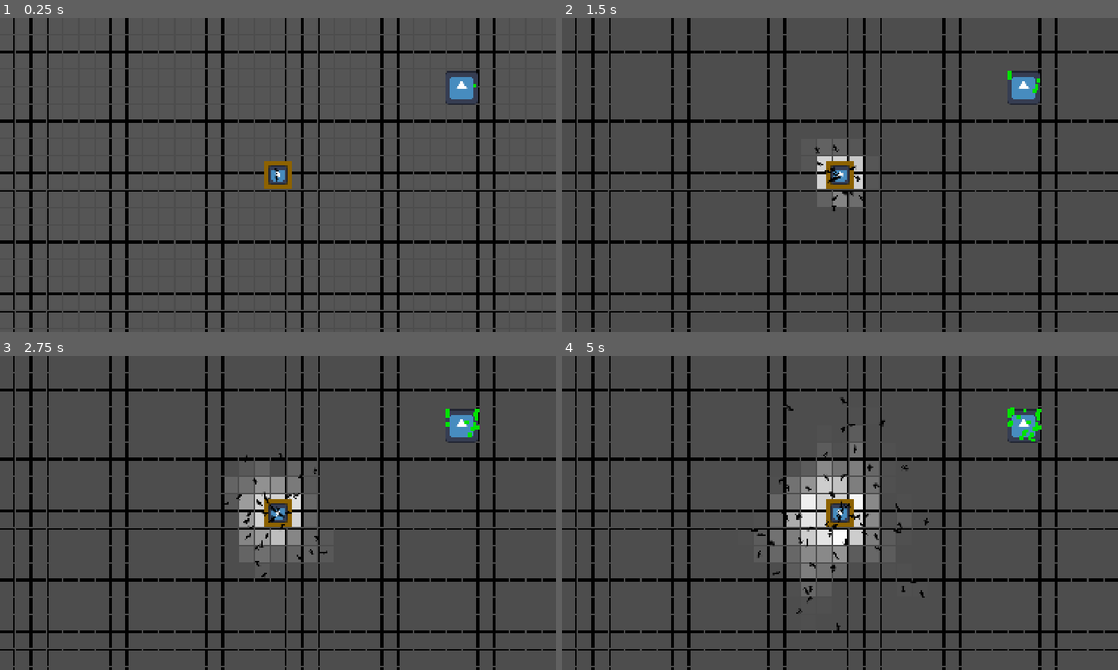
Above: before the commit, frames 1-4 (two rows, left to right).
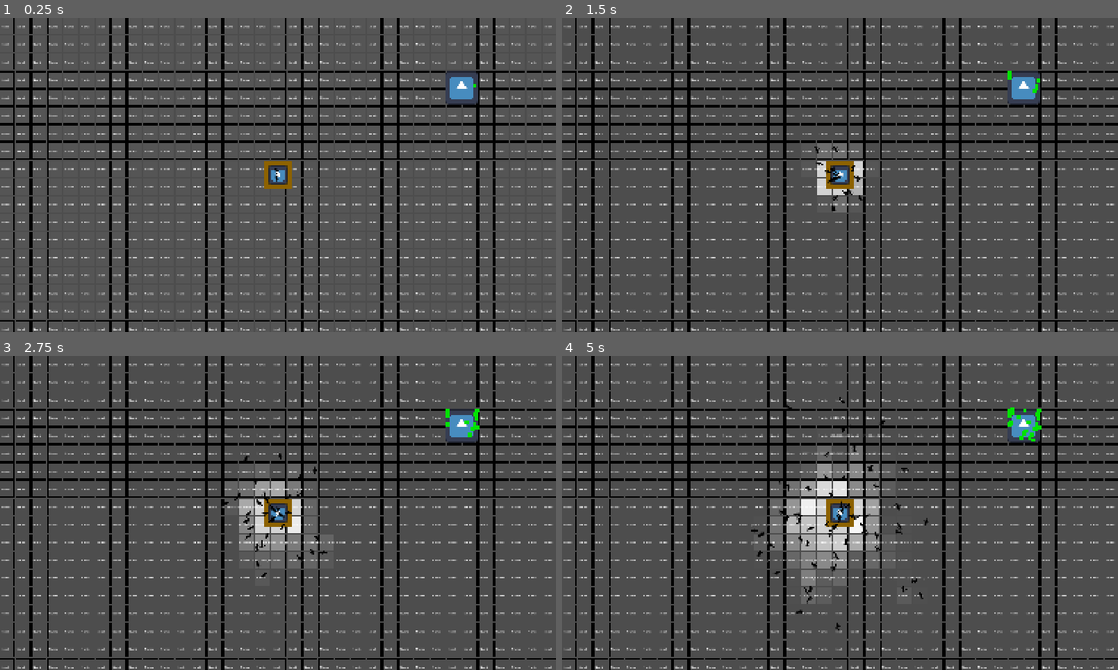
Above: after the commit, the same moments.

Repository: appleman-tryingmybest/Ant-Trail-Sim
Game: Godot game, scene res://scene.tscn
Same seed, same stepped clock (60 frames per second), same inputs: the game is played once before the commit and once after it. The engine's default icon, where the game draws it, is replaced by a stand-in: a white triangle on a blue panel in a dark square.
Inputs (mouse positions are in pixels of both pictures, inside the frame that each line leads up to):
- Up to frame 1 (0.25 s): no input
- Up to frame 2 (1.5 s): click (840, 175) at 0.5 s; click (840, 175) at 1.25 s
- Up to frame 3 (2.75 s): click (278, 513) at 2 s
- Up to frame 4 (5 s): move the mouse to (962, 497) at 2.77 s; move the mouse to (728, 528) at 3.52 s; move the mouse to (895, 443) at 4.27 s

The runs differ from the first frame. In frame 1, 14% of the frame differs, in the area x 0-100%, y 2-100%; in frame 2, 14%; in frame 3, 15%; in frame 4, 16%.

Commit message:
Added average velocity
Will try out vector grid to move them to food and home

Diff:
--- a/grid_panel.tscn
+++ b/grid_panel.tscn
@@ -56,6 +56,17 @@
 visible_characters = 4
 visible_ratio = 0.6666667
 
+[node name="Label3" type="Label" parent="pheromone_block" unique_id=1890805460]
+offset_left = -23.0
+offset_top = 10.999999
+offset_right = 65.336
+offset_bottom = 37.8
+scale = Vector2(0.685, 0.685)
+text = "Number"
+horizontal_alignment = 1
+visible_characters = 4
+visible_ratio = 0.6666667
+
 [node name="CollisionShape2D" type="CollisionShape2D" parent="pheromone_block" unique_id=278190463]
 position = Vector2(17, 19)
 shape = SubResource("RectangleShape2D_ojnr2")
@@ -66,7 +77,7 @@
 [node name="wall_detect" type="Area2D" parent="." unique_id=723202862]
 position = Vector2(15, 13)
 collision_layer = 0
-collision_mask = 64
+collision_mask = 66
 
 [node name="CollisionShape2D" type="CollisionShape2D" parent="wall_detect" unique_id=1359937703]
 position = Vector2(17, 19)
--- a/pheromone_block.gd
+++ b/pheromone_block.gd
@@ -15,9 +15,13 @@
 var pointer_pos: Vector2
 var ini_position_refresh
 var is_blocked = false
+var average_velocity = Vector2.ZERO
+var ant1 = null
+var ant2 = null
 
 @onready var debug = $Label
 @onready var debug2 = $Label2
+@onready var debug3 = $Label3
 
 # Called when the node enters the scene tree for the first time.
 func _ready() -> void:
@@ -58,15 +62,32 @@
 	var look = get_parent()._check()
 
 func _recheck_position_of_targets():
-	print("checking for shi")
-	if enable_debug:
-		debug.text = str(distance_to_home)
-		debug2.text = str(distance_to_food)
 	home = get_parent().get_parent().get_parent().get_node("home").global_position
 	distance_to_home = global_position.distance_to(home)
 	food = get_parent().get_parent().get_parent().get_node("fooddispenser").global_position
 	distance_to_food = global_position.distance_to(food)
+	if enable_debug:
+		debug.text = str(distance_to_home)
+		debug2.text = str(distance_to_food)
 
+func _average_velo(body: Node2D):
+
+	if !ant1:
+		ant1 = body
+	elif ant1 and !ant2:
+		ant2 = body
+	print("ant 1 is ", ant1, " ant 2 is ", ant2)
+	if ant1 and ant2:
+		var total_x = (ant1 as CharacterBody2D).velocity.x + (ant2 as CharacterBody2D).velocity.x
+		var total_y = (ant1 as CharacterBody2D).velocity.y + (ant2 as CharacterBody2D).velocity.y
+		average_velocity = Vector2(total_x/2, total_y/2)
+		debug3.text = str(average_velocity)
+		ant1 = null
+		ant2 = null
 
 func _on_wall_detect_body_entered(body: Node2D) -> void:
-	is_blocked = true
+	if body.collision_layer == 64:
+		is_blocked = true
+		return
+	elif body.collision_layer == 2 and !is_blocked:
+		_average_velo(body)
--- a/scene.tscn
+++ b/scene.tscn
@@ -73,6 +73,6 @@
 offset_bottom = 600.0
 columns = 35
 width = 35
-height = 19
+height = 18
 cell_width = 57
-cell_height = 61
+cell_height = 63
